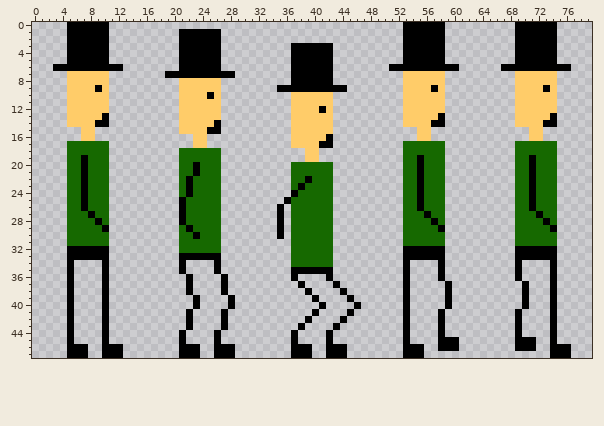
Sprite sheet, stored at Assets/Sprites/animations/man_spritesheet.png. Above is the file before it was changed.
The file is 80x48 pixels.
And afterwards:
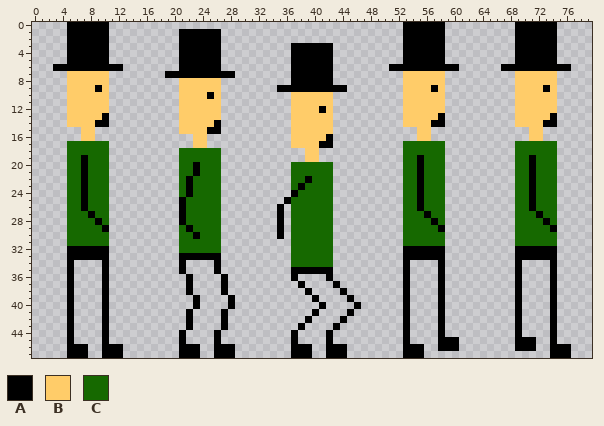
Palette (. is transparent): A #000000  B #ffcc69  C #166900
Diff:
Changed rows in their new state; - is an unchanged pixel.
first column x 58:
37 A.---------A.
38 A.---------A.
39 A.---------A.
40 A.---------A.
